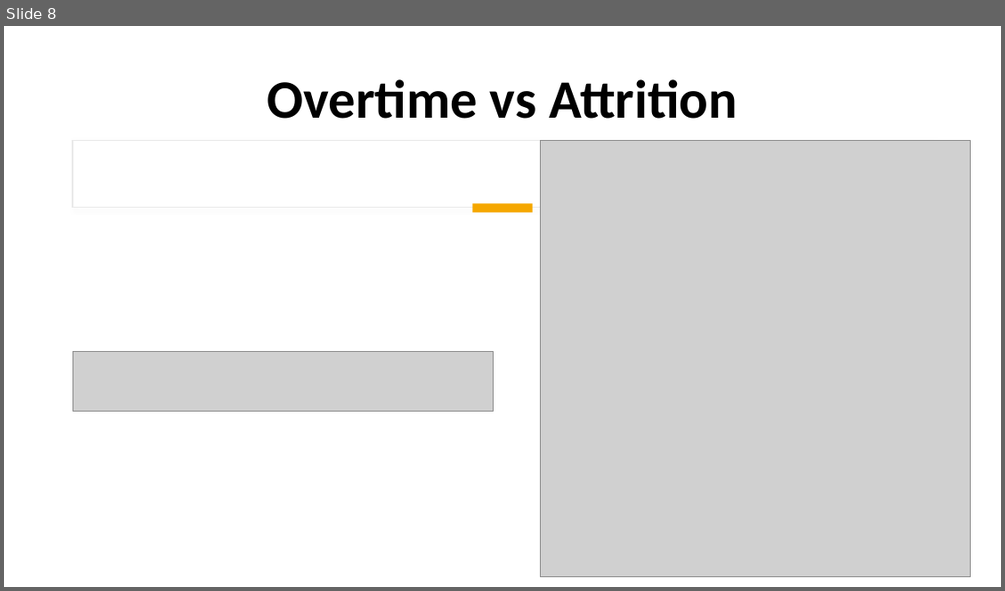
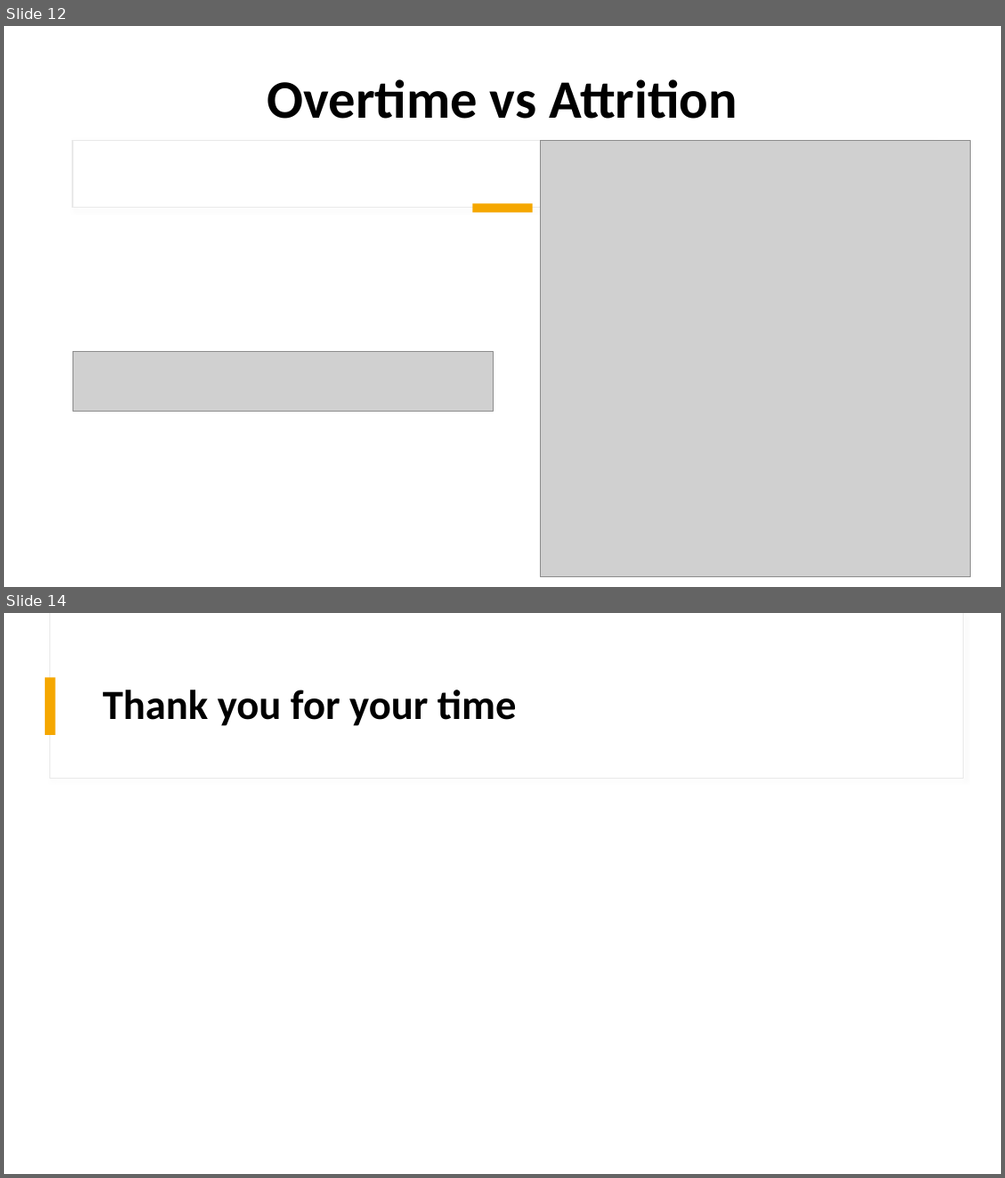
Before and after one commit to CDCastr0/CaseStudy2DDS, a slide deck: CaseStudy2Presentation.pptx. Shown one above the other, each under a label of ours: slide 8 before the commit, slides 12 and 14 after it; the slides between them are not shown. The pictures are 1005x591 and 1005x1178 pixels, drawn with LibreOffice and Linux fonts; fonts in the diff are those of the drawing; grey boxes stand for pictures. Boxes give left, top, right and bottom in pixels: in the first picture for what was removed or moved away, otherwise in the second. Text is boxed around its words. In the diff, an @@ line names an element or a change of style, - is before the commit and + after.

```diff
--- a/CaseStudy2Presentation.pptx
+++ b/CaseStudy2Presentation.pptx
@@ slide 14 added at (4, 613, 1001, 1174), background #FFFFFF; not listed: 2 template elements that a slide beside it also shows @@
@@ rectangle added at (45, 677, 56, 735), fill #F5A700 @@
@@ title added at (103, 690, 517, 726), 40 pt, text #000000, bold @@
+Thank you for your time
@@ what was slide 8 is now slide 12 @@
```
Also in this commit, not shown: 2 slides changed, 4 other slides added, 1 slide removed, 1 other file.
